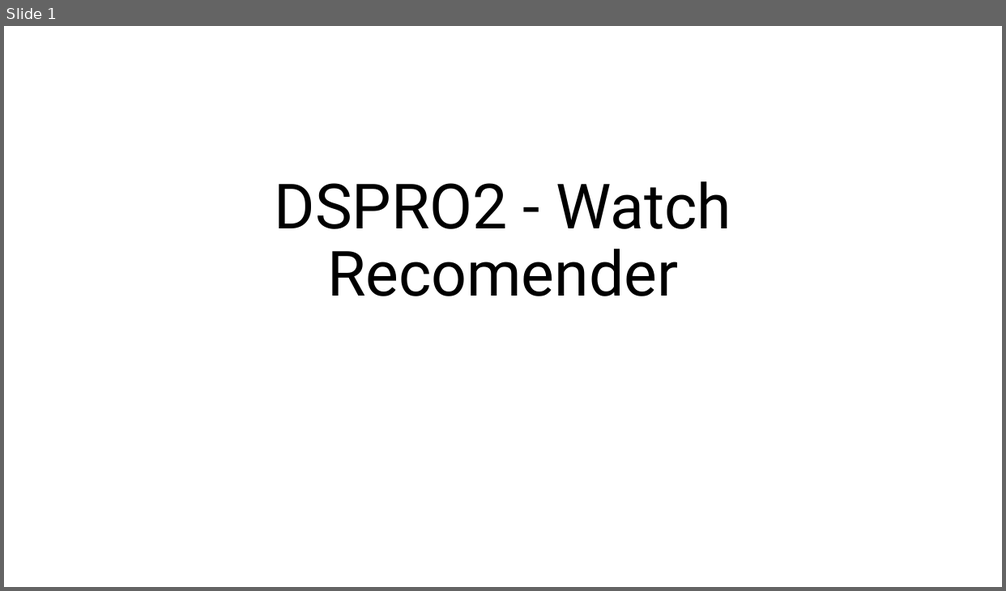
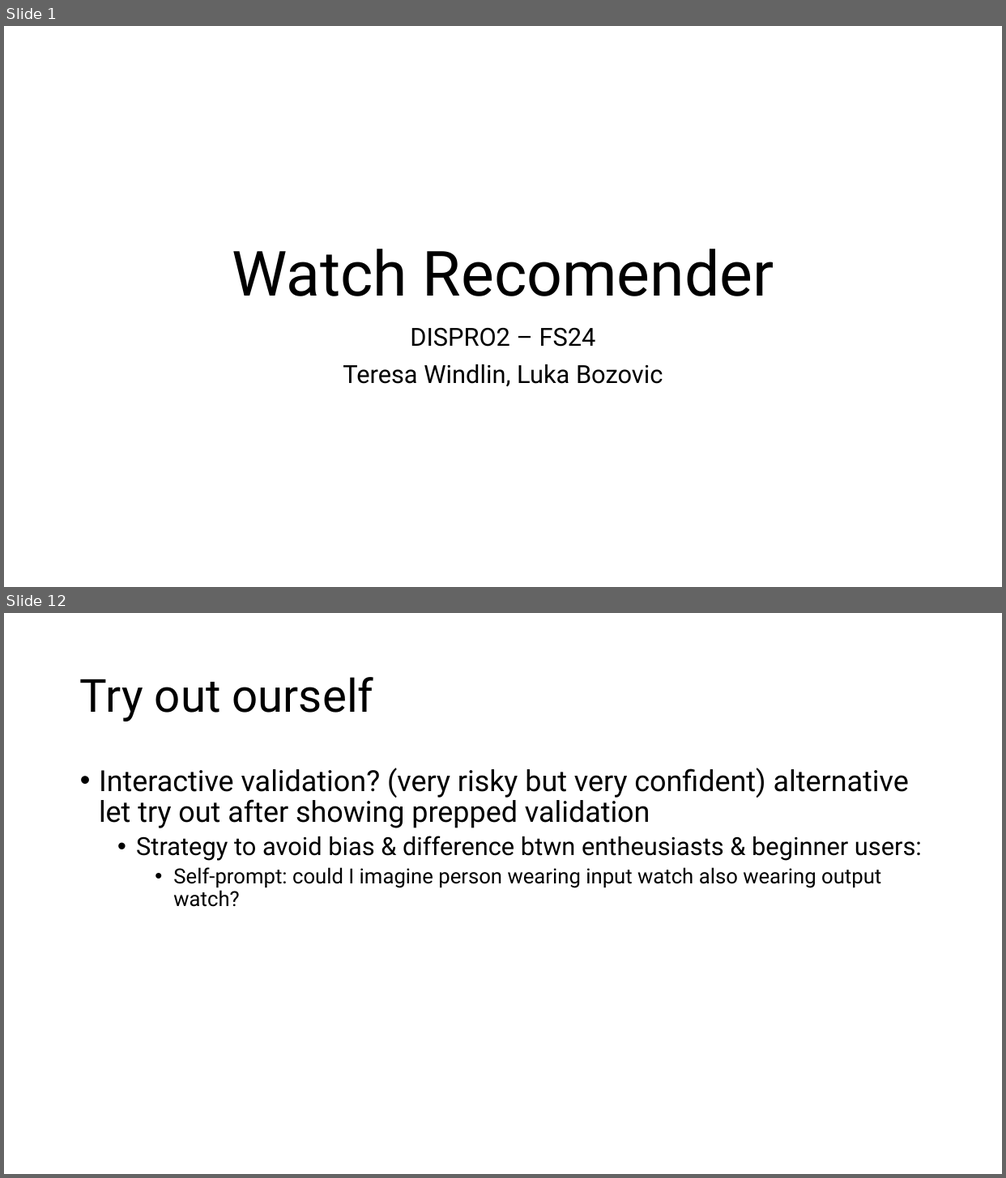
Before and after one commit to Luk-stud/Watch-recomender-DISPRO, a slide deck: Base_DISPRO Präsi.pptx. Shown one above the other, each under a label of ours: slide 1 before the commit, slides 1 and 12 after it; the slides between them are not shown. The pictures are 1006x591 and 1006x1178 pixels, drawn with LibreOffice and Linux fonts; fonts in the diff are those of the drawing. Boxes give left, top, right and bottom in pixels: in the first picture for what was removed or moved away, otherwise in the second. Text is boxed around its words. In the diff, an @@ line names an element or a change of style, - is before the commit and + after.

```diff
--- a/Base_DISPRO Präsi.pptx
+++ b/Base_DISPRO Präsi.pptx
@@ slide 12 added at bbox=[4, 613, 1002, 1174], background #FFFFFF @@
@@ title added at bbox=[80, 677, 374, 722], 44 pt, text #000000 @@
+Try out ourself
@@ text added at bbox=[99, 768, 922, 907], 28 pt, text #000000 @@
+• Interactive validation? (very risky but very confident) alternative let try out after showing prepped validation
+  • Strategy to avoid bias & difference btwn entheusiasts & beginner users:
+    • Self-prompt: could I imagine person wearing input watch also wearing output watch?
@@ slide 1 changed as well @@
@@ title at bbox=[232, 249, 774, 297]: text changed @@
-DSPRO2 - Watch Recomender
+Watch Recomender
@@ subtitle added at bbox=[343, 327, 663, 387], 24 pt, text #000000 @@
+DISPRO2 – FS24
+Teresa Windlin, Luka Bozovic
```
Also in this commit, not shown: 11 other slides added, 2 slides removed, 1 other file.
